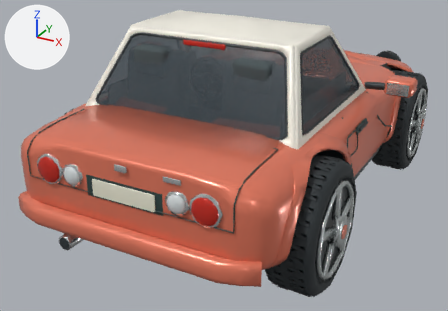
One commit to the FBX model unity/Assets/Resources/Cars/roadster_lod2.fbx: the scene before it, then after it.
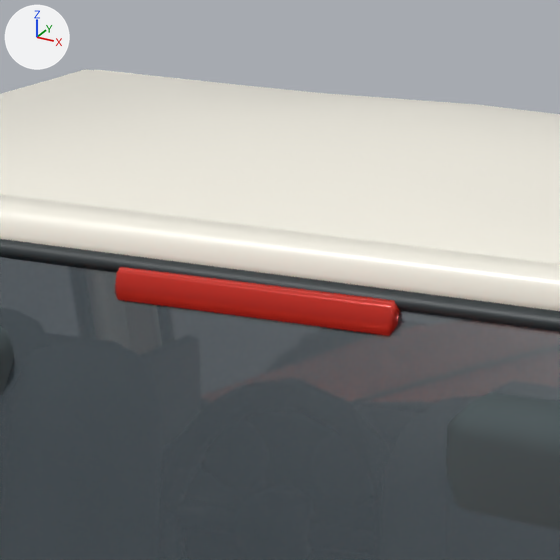
The first picture shows the older version from a 50 mm camera at (1.93, -4.04, 2.25) aimed at (-0.15, -0.26, 0.36). The close-ups show the older and then the newer version on the part from 37% to 56% of the width and 0% to 27% of the height of that picture. Only the edits that show in the close-ups are written down. Lighting does not change. The marker at upper left points along +X, +Y and +Z. Where no turn or scale is listed for an object, it has been applied to the vertices. Vertices at exactly the same position are counted once.

Objects in the first close-up: 'Body'.
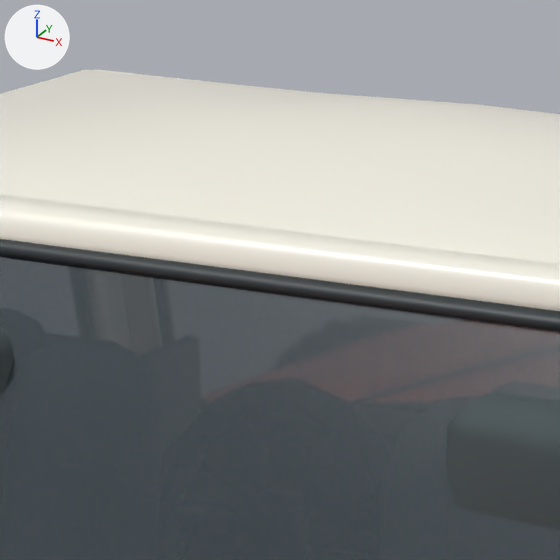
Where the newer file only moved an object's origin or applied its transform, the numbers keep the older frame.

What differs and where, as boxes [x1, y1, x2, y2] in the close-ups (560 x 560 px):
part 1 of me_continuous_formed_body_shell_004, deleted
    before: [115, 267, 400, 336]

The change, as a diff of the scene's bpy script:
```diff
--- a/unity/Assets/Resources/Cars/roadster_lod2.fbx.py
+++ b/unity/Assets/Resources/Cars/roadster_lod2.fbx.py
@@ me_continuous_formed_body_shell_004 @@
 # used by ob_body; location = (0.0, 0.0, 0.0)
-me_continuous_formed_body_shell_004.from_pydata(...)  # 4524 vertices, 8249 faces; spans x -1.13..1.13, y -1.74..1.74, z 0.25..1.45
+me_continuous_formed_body_shell_004.from_pydata(...)  # 4502 vertices, 8209 faces; spans x -1.13..1.13, y -1.74..1.74, z 0.25..1.45
+# me_continuous_formed_body_shell_004 part 1: the loose piece of 14 vertices spanning x -0.15..0.15, y -0.79..-0.77, z 1.32..1.36 is deleted
+# other edits to the shape of me_continuous_formed_body_shell_004 do not show in these pictures
 me_continuous_formed_body_shell_004.materials.append(mat_bodypaint)
```
